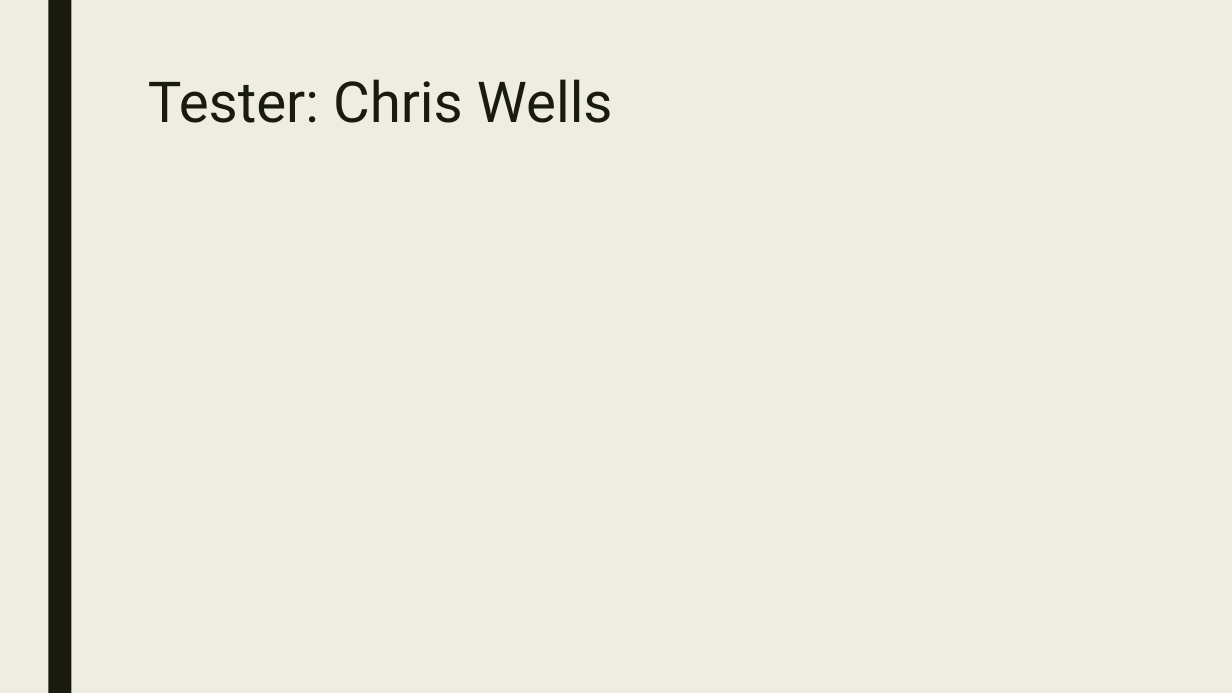
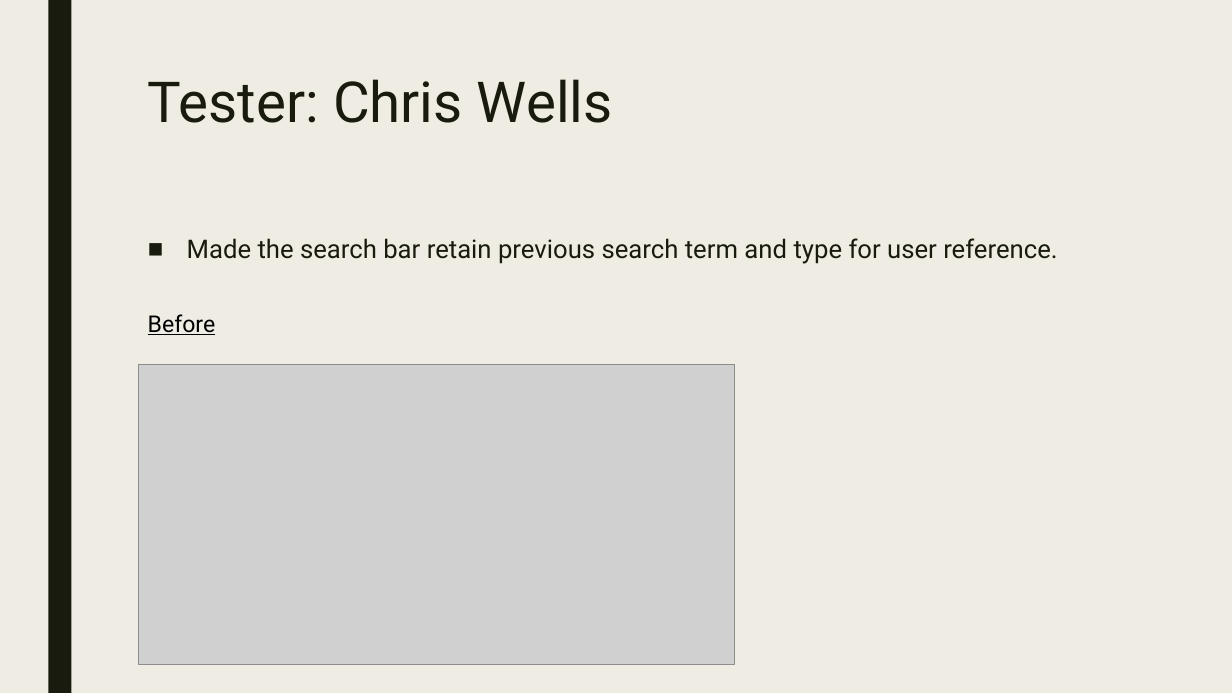
Before and after one commit to Jake25k/CSC439, a slide deck: slide 14 of PowerPoint Slides/CSC 439 Sprint Week 4.pptx. Drawn at 1232x693 pixels with LibreOffice and Linux fonts; fonts in the diff are those of the drawing; grey boxes stand for pictures. Boxes give left, top, right and bottom in pixels: in the first picture for what was removed or moved away, otherwise in the second. Text is boxed around its words. In the diff, an @@ line names an element or a change of style, - is before the commit and + after.

Commit message:
Added Slides

```diff
--- a/PowerPoint Slides/CSC 439 Sprint Week 4.pptx
+++ b/PowerPoint Slides/CSC 439 Sprint Week 4.pptx
@@ text added at [187, 238, 1057, 264], 20 pt, text #191B0E @@
+■ Made the search bar retain previous search term and type for user reference.
@@ text added at [148, 314, 216, 335], 18 pt, text #000000, underline @@
+Before
@@ picture added at [139, 365, 735, 665] @@
```
Also in this commit, not shown: 1 slide added.
